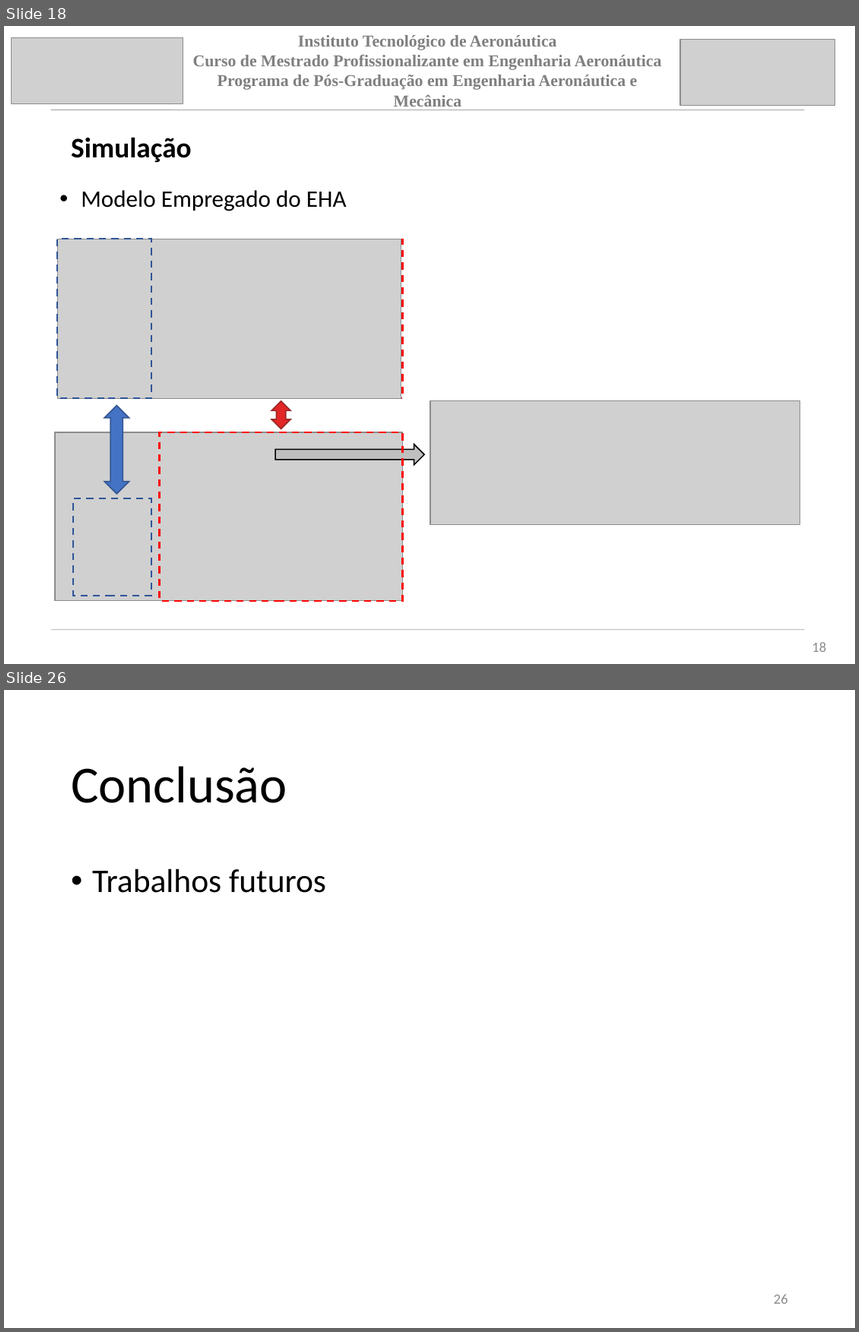
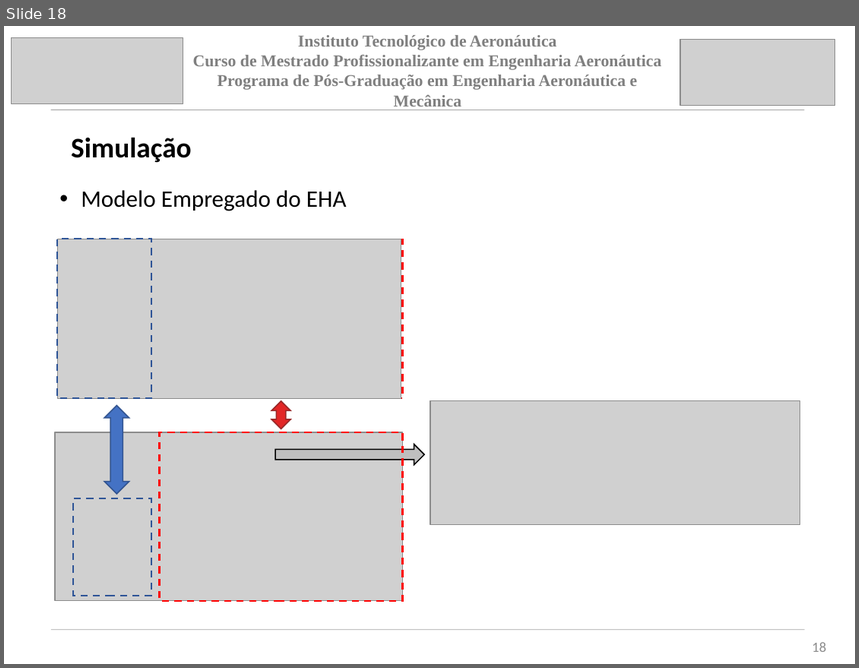
Before and after one commit to jpsoliv/MestradoJPSO, a slide deck: Apresentação/Apresentação_baixo_nivel.pptx. Shown one above the other, each under a label of ours: slides 18 and 26 before the commit, slide 18 after it; the slides between them are not shown. The pictures are 859x1332 and 859x668 pixels, drawn with LibreOffice and Linux fonts; fonts in the diff are those of the drawing; grey boxes stand for pictures. Boxes give left, top, right and bottom in pixels: in the first picture for what was removed or moved away, otherwise in the second. Text is boxed around its words. In the diff, an @@ line names an element or a change of style, - is before the commit and + after.

```diff
--- a/Apresentação/Apresentação_baixo_nivel.pptx
+++ b/Apresentação/Apresentação_baixo_nivel.pptx
@@ slide 26 removed at box(4, 690, 855, 1328), background #FFFFFF @@
@@ title removed at box(71, 766, 287, 803) @@
-Conclusão
@@ text removed at box(92, 869, 326, 893) @@
-• Trabalhos futuros
@@ page number removed at box(774, 1294, 788, 1304) @@
-26
```
Also in this commit, not shown: 2 slides changed, 7 slides added, 6 other slides removed, 10 other files.
